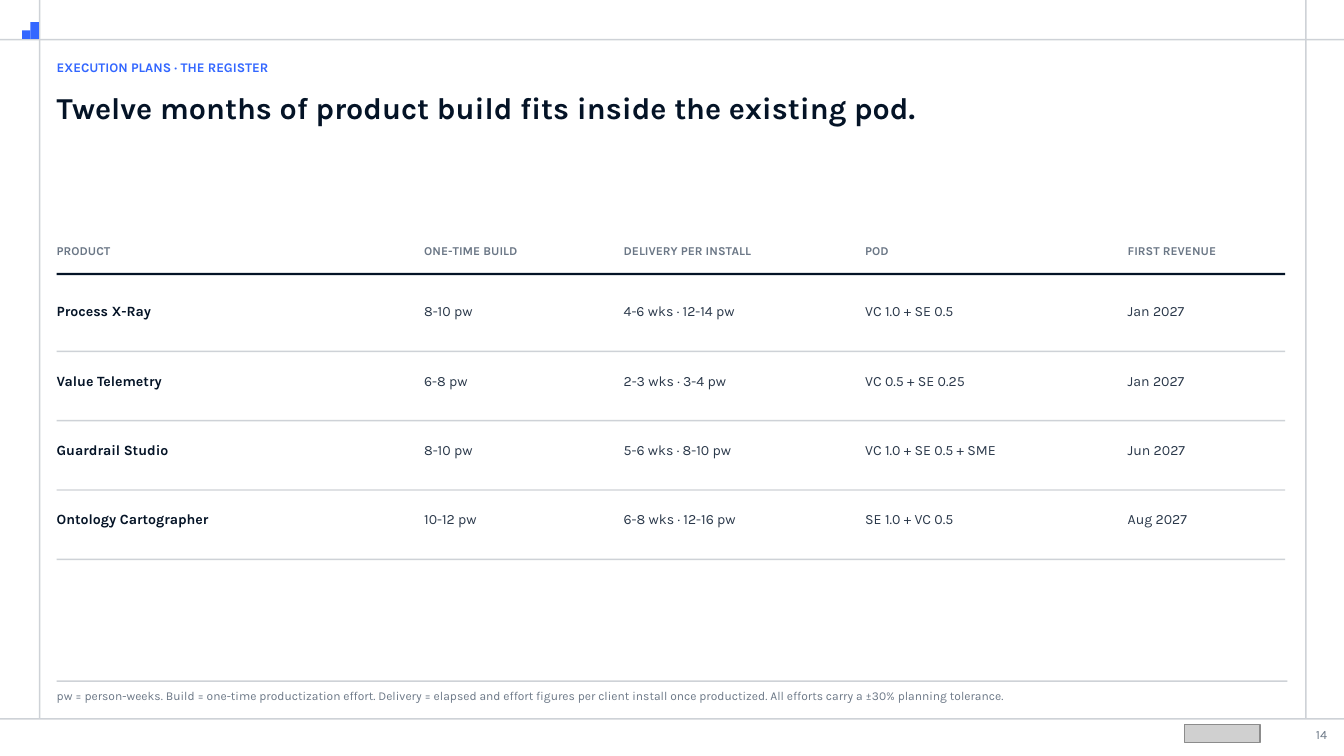
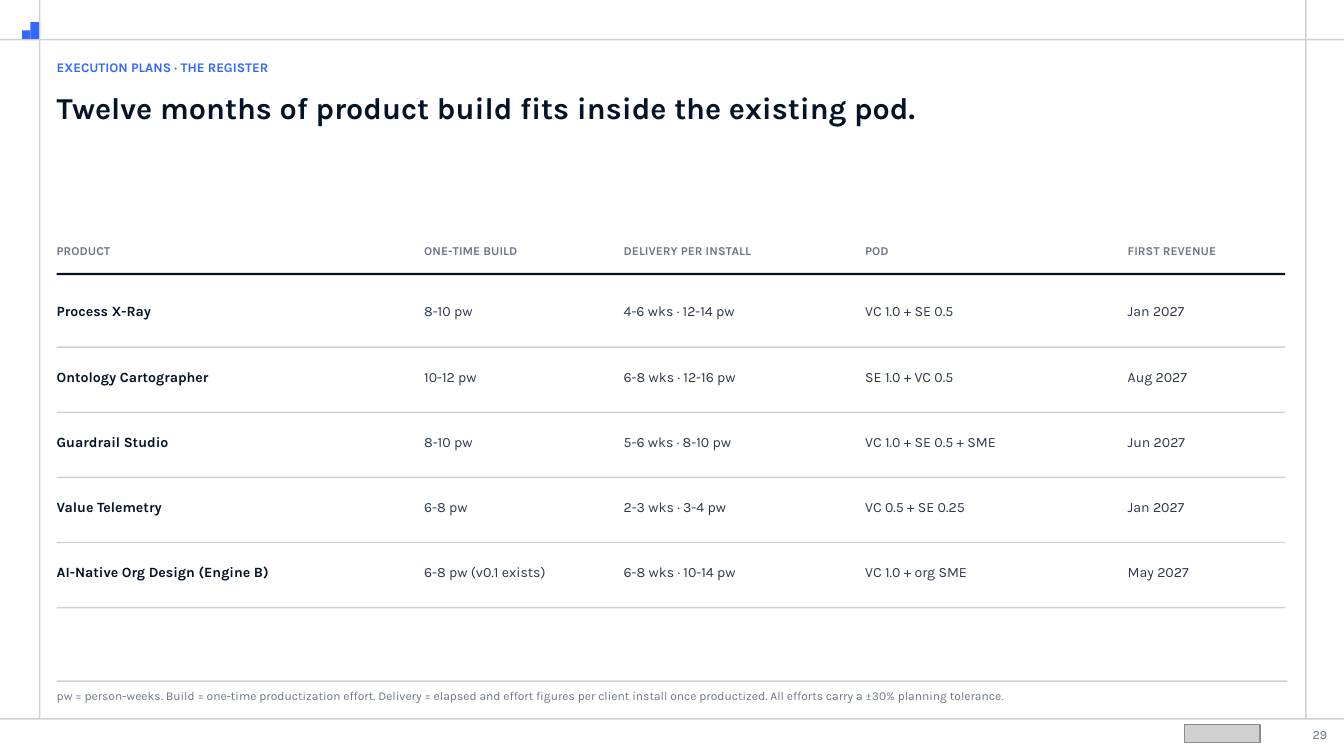
Before and after one commit to shyammohan160489-sys/value-consulting-agents, a slide deck: slide 29 of Engagement/Internal/product-factory/Product_Factory_Execution_Plan_Exhibit.pptx (slide 14 before the commit). Drawn at 1344x756 pixels with LibreOffice and Linux fonts; fonts in the diff are those of the drawing; grey boxes stand for pictures. Boxes give left, top, right and bottom in pixels: in the first picture for what was removed or moved away, otherwise in the second. Text is boxed around its words. In the diff, an @@ line names an element or a change of style, - is before the commit and + after.

```diff
--- a/Engagement/Internal/product-factory/Product_Factory_Execution_Plan_Exhibit.pptx
+++ b/Engagement/Internal/product-factory/Product_Factory_Execution_Plan_Exhibit.pptx
@@ rectangle: place and size @@
-rectangle at [56,351,1286,352]
+rectangle at [56,347,1286,348]
@@ text "Ontology Cartographer": place and size @@
-text "Ontology Cartographer" at [57,514,209,528]
+text "Ontology Cartographer" at [57,372,209,385]
@@ text at [424,373,476,385]: text changed @@
-6-8 pw
+10-12 pw
@@ text at [624,372,735,385]: text changed @@
-2-3 wks · 3-4 pw
+6-8 wks · 12-16 pw
@@ text at [865,373,953,382]: text changed @@
-VC 0.5 + SE 0.25
+SE 1.0 + VC 0.5
@@ text at [1128,373,1187,385]: text changed @@
-Jan 2027
+Aug 2027
@@ 5 texts, 2 rectangles: place and size @@
-5 texts, 2 rectangles at [56,420,1286,490]
+5 texts, 2 rectangles at [56,411,1286,478]
@@ text "Value Telemetry": place and size @@
-text "Value Telemetry" at [57,376,162,390]
+text "Value Telemetry" at [57,502,162,516]
@@ text at [424,503,467,516]: text changed @@
-10-12 pw
+6-8 pw
@@ text at [624,502,726,516]: text changed @@
-6-8 wks · 12-16 pw
+2-3 wks · 3-4 pw
@@ text at [865,503,965,512]: text changed @@
-SE 1.0 + VC 0.5
+VC 0.5 + SE 0.25
@@ text at [1128,503,1184,512]: text changed @@
-Aug 2027
+Jan 2027
@@ rectangle: place and size @@
-rectangle at [56,559,1286,560]
+rectangle at [56,542,1286,543]
@@ text added at [57,566,269,581], 10.1 pt, text #041326, bold @@
+AI-Native Org Design (Engine B)
@@ text added at [424,567,546,581], 10.1 pt, text #2A384A @@
+6-8 pw (v0.1 exists)
@@ text added at [624,567,735,581], 10.1 pt, text #2A384A @@
+6-8 wks · 10-14 pw
@@ text added at [865,568,967,581], 10.1 pt, text #2A384A @@
+VC 1.0 + org SME
@@ text added at [1128,568,1188,581], 10.1 pt, text #2A384A @@
+May 2027
@@ rectangle added at [56,607,1286,608], fill #CED2D7 @@
@@ page number at [1313,731,1328,739]: text changed @@
-14
+29
```
Also in this commit, not shown: 18 other slides changed, 22 slides added, 1 slide removed, 2 other files.
